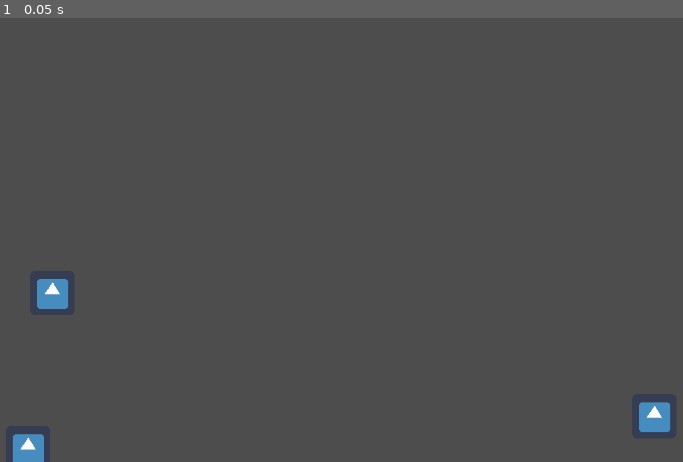
Above: before the commit, frame 1.
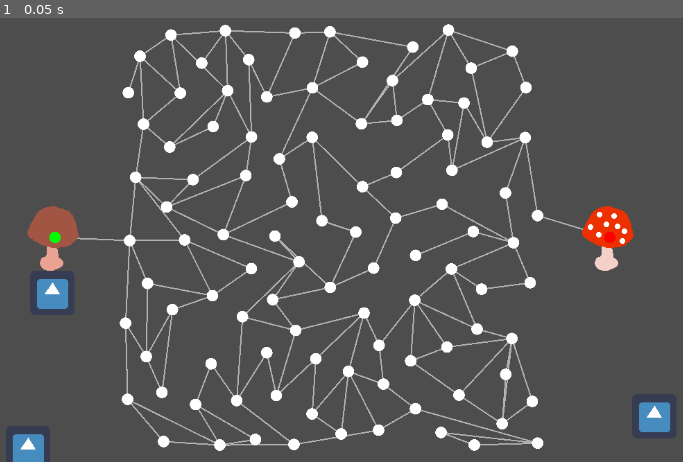
Above: after the commit, the same moment.

Repository: johan1954/fgj-2023-fivers
Game: Godot game, scene res://kohtaus.tscn
Same seed, same stepped clock (60 frames per second), same inputs: the game is played once before the commit and once after it. The engine's default icon, where the game draws it, is replaced by a stand-in: a white triangle on a blue panel in a dark square.
Inputs:
- Up to frame 1 (0.05 s): no input

The runs differ from the first frame. In frame 1, 9.1% of the frame differs, in the area x 3-93%, y 1-98%.
Error before the commit: Parse Error: Too many arguments for "generate_edges()" call. Expected at most 0 but received 1. (res://Src/Map/Generator/MapGenerator.gd:22)

Commit message:
Merge mushroom changes

Diff:
--- a/Src/Map/Generator/MapGenerator.gd
+++ b/Src/Map/Generator/MapGenerator.gd
@@ -20,13 +20,12 @@
 
 	generate_nodes(map_state)
 	generate_edges(map_state)
-	spawn_players()
+	spawn_players(map_state)
 
 	return map_state
 
 func generate_nodes(map_state: MapState):
-	var generated_nodes = 0
-	while (generated_nodes < DESIRED_NODE_COUNT):
+	while (map_state.nodes.size() < DESIRED_NODE_COUNT):
 		var new_x = rng.randf_range(MIN_X, MAX_X)
 		var new_y = rng.randf_range(MIN_Y, MAX_Y)
 		var new_location = Vector2(new_x, new_y)
@@ -35,17 +34,9 @@
 		if closest_node != null && closest_node.get_distance(new_location) < MIN_DISTANCE:
 			continue
 
-		spawn_node(new_location)
-		generated_nodes += 1
+		var new_node = MapNode.spawn_node(new_location, map_state)
 
-func spawn_node(spawn_location: Vector2):
-	var new_node = AssetsPreload.MAP_NODE_NODE.instantiate()
-	Map.add_child(new_node)
-	new_node.position = spawn_location
-	map_state.nodes.append(new_node)
-	return new_node
-
-func generate_edges():
+func generate_edges(map_state: MapState):
 	var nodes = map_state.nodes
 
 	for node in nodes:
@@ -64,18 +55,18 @@
 			if node.add_edge(node_candidate):
 				edgest_to_be_placed -= 1
 
-func spawn_players():
+func spawn_players(map_state: MapState):
 	var player = AssetsPreload.PLAYER_SHROOM_NODE.instantiate()
 	add_child(player)
-	init_player(player, Vector2(MIN_X - 100, 0), Enums.Owner.PLAYER)
+	init_player(map_state, player, Vector2(MIN_X - 100, 0), Enums.Owner.PLAYER)
 
 	var enemy = AssetsPreload.ENEMY_SHROOM_NODE.instantiate()
 	add_child(enemy)
-	init_player(enemy, Vector2(MAX_X + 100, 0), Enums.Owner.ENEMY)
+	init_player(map_state, enemy, Vector2(MAX_X + 100, 0), Enums.Owner.ENEMY)
 
-func init_player(shroom_object, spawn_position: Vector2, owner):
+func init_player(map_state: MapState, shroom_object, spawn_position: Vector2, owner):
 	shroom_object.position = spawn_position
-	shroom_object.closest_node = map_state.find_closest_node(shroom_object.position)[0]
-	shroom_object.node = spawn_node(shroom_object.position)
+	shroom_object.closest_node = map_state.find_closest_node(shroom_object.position)
+	shroom_object.node = MapNode.spawn_node(shroom_object.position, map_state)
 	shroom_object.node.add_edge(shroom_object.closest_node)
 	shroom_object.node.belongs_to = owner
--- a/Src/Map/MapNode.gd
+++ b/Src/Map/MapNode.gd
@@ -8,6 +8,16 @@
 var rng = RandomNumberGenerator.new()
 
 var belongs_to := Enums.Owner.NONE
+
+func _init():
+	rng.randomize()
+
+static func spawn_node(spawn_location: Vector2, map_state: MapState) -> MapNode:
+	var new_node = AssetsPreload.MAP_NODE_NODE.instantiate()
+	Map.add_child(new_node)
+	new_node.position = spawn_location
+	map_state.nodes.append(new_node)
+	return new_node
 
 func get_distance(other_position: Vector2) -> float:
 	return position.distance_to(other_position)
@@ -32,11 +42,6 @@
 			return true
 	return false
 
-
-
-func _init():
-	rng.randomize()
-
 func _process(delta):
 	if belongs_to == Enums.Owner.PLAYER:
 		modulate = Color.GREEN
